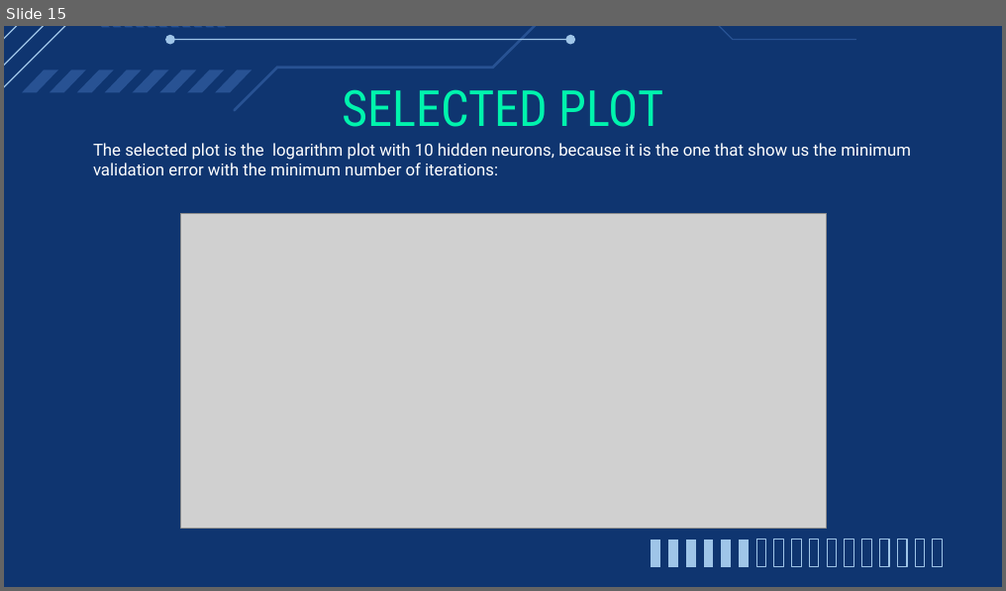
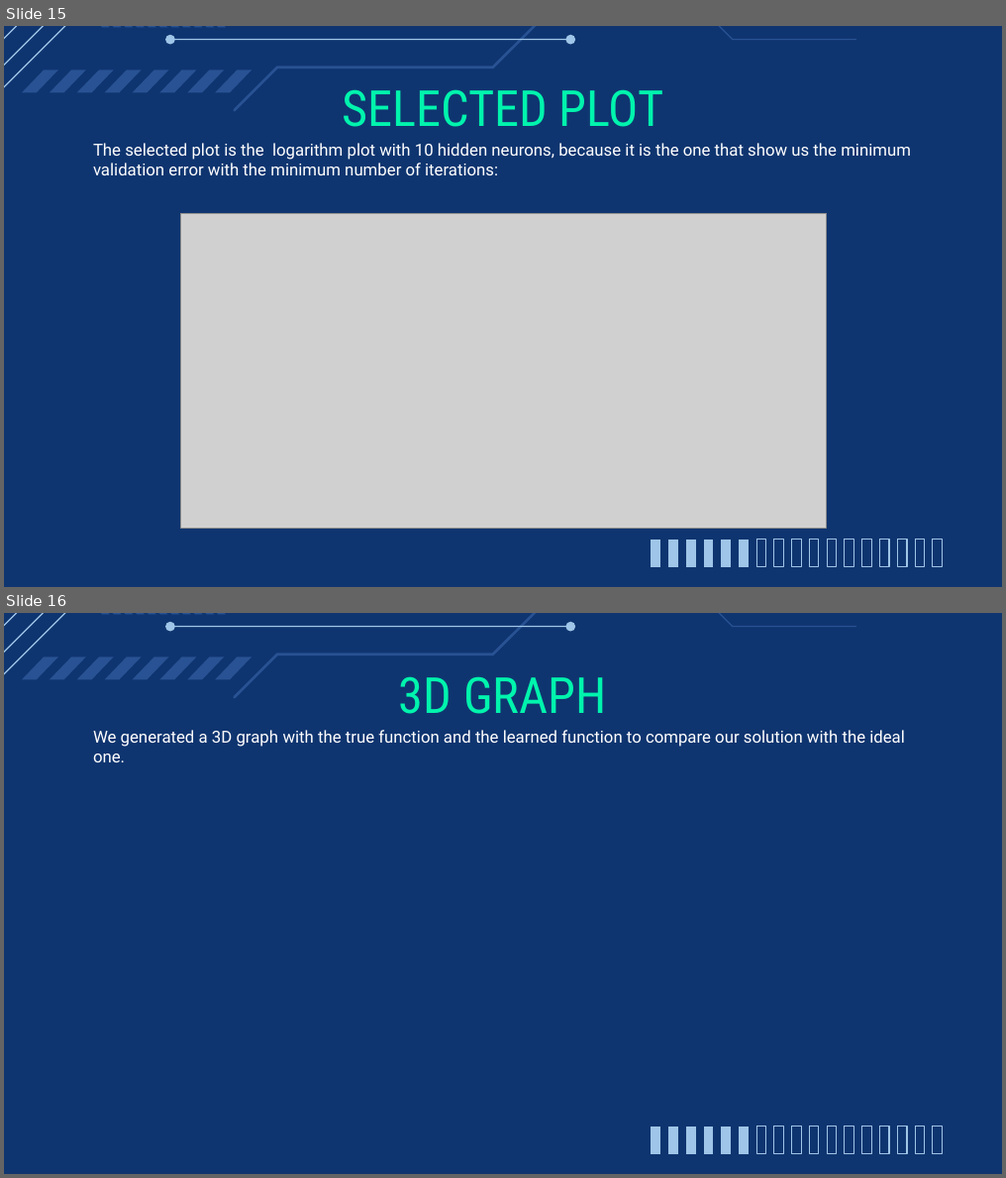
Before and after one commit to IntelligentSystemsUMAProject/LabProject01, a slide deck: Neural Networks.pptx. Shown one above the other, each under a label of ours: slide 15 before the commit, slides 15 and 16 after it. The pictures are 1006x591 and 1006x1178 pixels, drawn with LibreOffice and Linux fonts; fonts in the diff are those of the drawing; grey boxes stand for pictures. Boxes give left, top, right and bottom in pixels: in the first picture for what was removed or moved away, otherwise in the second. Text is boxed around its words. In the diff, an @@ line names an element or a change of style, - is before the commit and + after.

```diff
--- a/Neural Networks.pptx
+++ b/Neural Networks.pptx
@@ slide 16 added at (4, 613, 1002, 1174), background #0F3570; not listed: 44 template elements that a slide beside it also shows @@
@@ title added at (399, 676, 607, 714), 36 pt, text #00F4AD @@
+3D GRAPH
@@ text added at (93, 730, 905, 762), 12 pt, text #FFFFFF @@
+We generated a 3D graph with the true function and the learned function to compare our solution with the ideal one.
```
Also in this commit, not shown: 7 slides changed.
